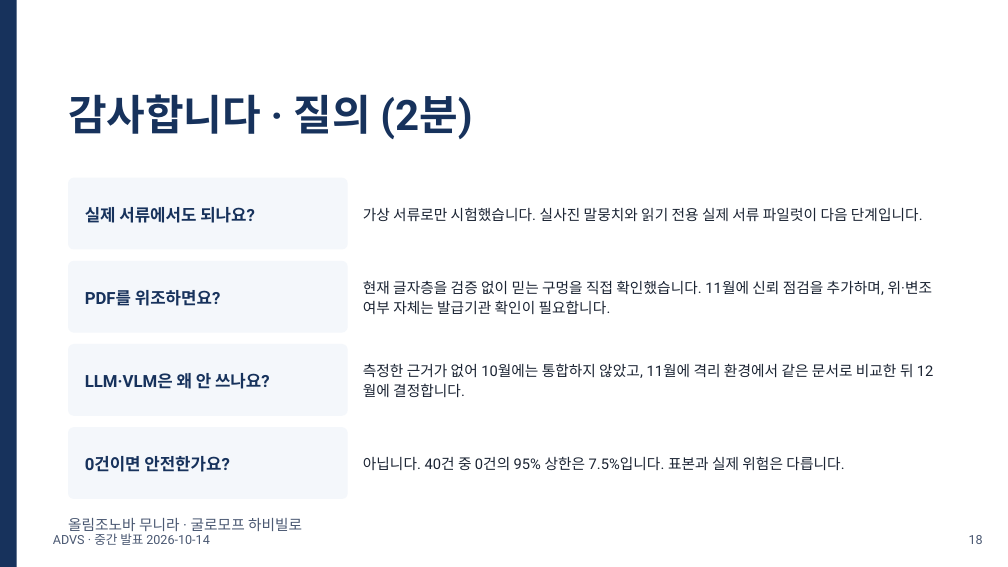
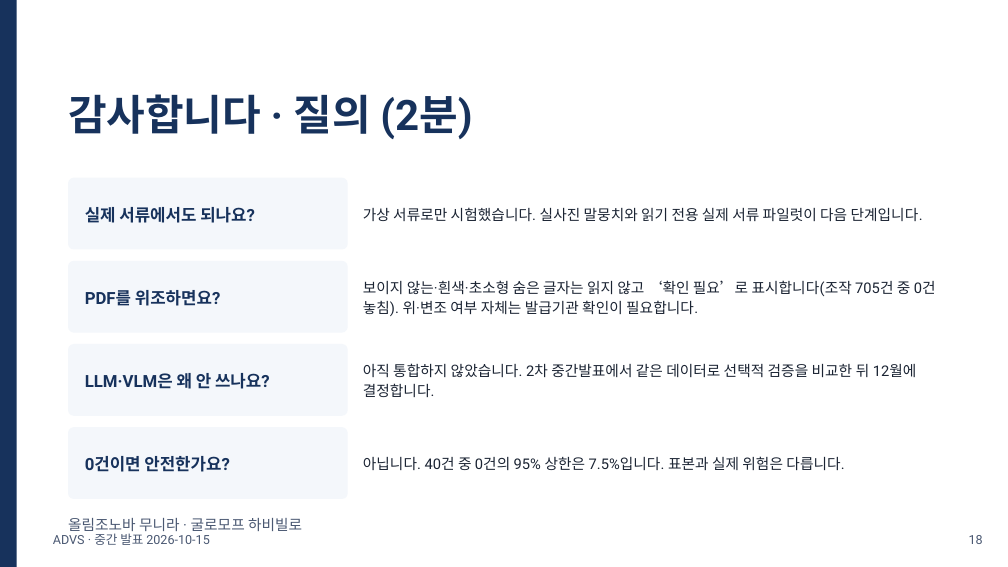
Before and after one commit to khabibro/ADVS, a slide deck: slide 18 of docs/midterm/ADVS_midterm.pptx. Drawn at 1008x567 pixels with LibreOffice and Linux fonts; fonts in the diff are those of the drawing. Boxes give left, top, right and bottom in pixels: in the first picture for what was removed or moved away, otherwise in the second. Text is boxed around its words. In the diff, an @@ line names an element or a change of style, - is before the commit and + after.

```diff
--- a/docs/midterm/ADVS_midterm.pptx
+++ b/docs/midterm/ADVS_midterm.pptx
@@ text at <box>363,280,936,316</box>: text changed @@
-현재 글자층을 검증 없이 믿는 구멍을 직접 확인했습니다. 11월에 신뢰 점검을 추가하며, 위·변조 여부 자체는 발급기관 확인이 필요합니다.
+보이지 않는·흰색·초소형 숨은 글자는 읽지 않고 ‘확인 필요’로 표시합니다(조작 705건 중 0건 놓침). 위·변조 여부 자체는 발급기관 확인이 필요합니다.
@@ text at <box>363,363,917,397</box>: text changed @@
-측정한 근거가 없어 10월에는 통합하지 않았고, 11월에 격리 환경에서 같은 문서로 비교한 뒤 12월에 결정합니다.
+아직 통합하지 않았습니다. 2차 중간발표에서 같은 데이터로 선택적 검증을 비교한 뒤 12월에 결정합니다.
@@ text at <box>53,533,210,545</box>: text changed @@
-ADVS · 중간 발표 2026-10-14
+ADVS · 중간 발표 2026-10-15
```
Also in this commit, not shown: 16 other slides changed, 1 other file.
